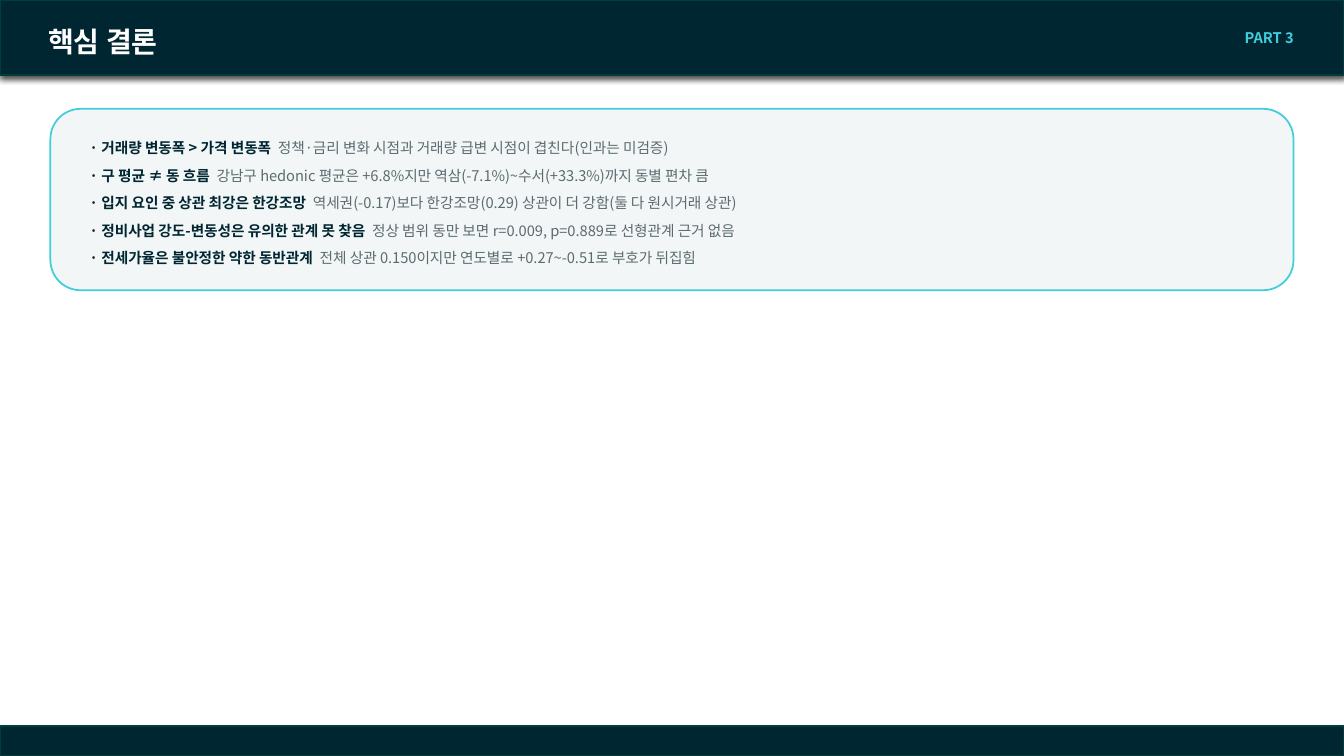
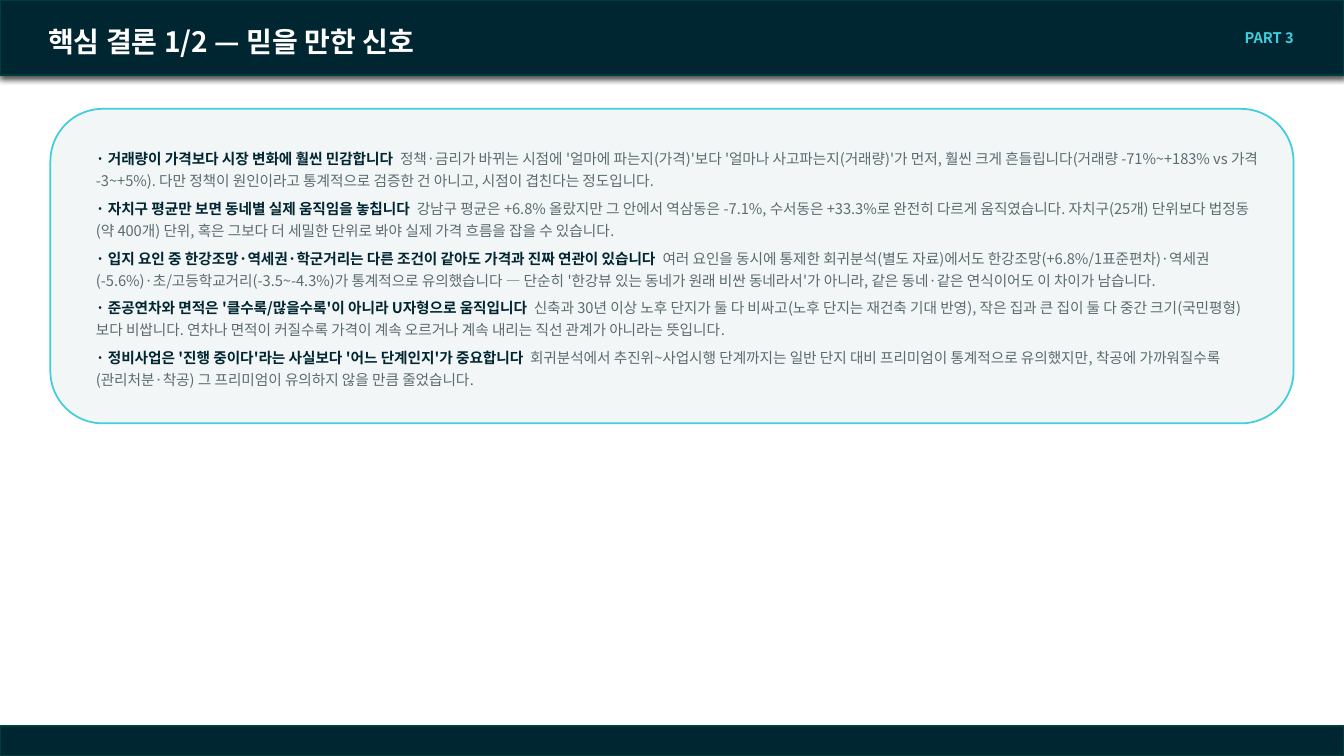
Before and after one commit to SunooJ-KR/Boomingup, a slide deck: slide 22 of eda/docs/260916_team_meeting.pptx. Drawn at 1344x756 pixels with LibreOffice and Linux fonts; fonts in the diff are those of the drawing; background and template pictures are left out. Boxes give left, top, right and bottom in pixels: in the first picture for what was removed or moved away, otherwise in the second. Text is boxed around its words. In the diff, an @@ line names an element or a change of style, - is before the commit and + after.

Commit message:
docs(eda): 핵심 결론을 자세히 풀고 모델링 활용법 슬라이드 추가
기존 5줄짜리 요약 결론 슬라이드를 "믿을 만한 신호/근거가 약했던 신호"
두 장으로 나눠 각 결과가 무슨 뜻인지 쉽게 풀어썼다. 이어서 각 발견을
가격 예측 모델 feature 설계에 어떻게 활용하면 좋을지(feature 후보,
비선형 처리 필요한 변수, 제외 고려 변수, 정비사업단계의 미래정보
누출 위험 등) 구체적으로 정리한 슬라이드 2장을 새로 추가했다.

```diff
--- a/eda/docs/260916_team_meeting.pptx
+++ b/eda/docs/260916_team_meeting.pptx
@@ title at bbox=[48, 28, 414, 57]: text changed @@
-핵심 결론
+핵심 결론 1/2 — 믿을 만한 신호
@@ rounded rectangle "· 거래량이 가격보다 시장 변화에 ...": place and size @@
-rounded rectangle "· 거래량이 가격보다 시장 변화에 ..." at bbox=[50, 109, 1294, 290]
+rounded rectangle "· 거래량이 가격보다 시장 변화에 ..." at bbox=[50, 109, 1294, 423]
@@ text in rounded rectangle at bbox=[96, 150, 1258, 388]: text changed @@
-· 거래량 변동폭 > 가격 변동폭 정책·금리 변화 시점과 거래량 급변 시점이 겹친다(인과는 미검증)
-· 구 평균 ≠ 동 흐름 강남구 hedonic 평균은 +6.8%지만 역삼(-7.1%)~수서(+33.3%)까지 동별 편차 큼
-· 입지 요인 중 상관 최강은 한강조망 역세권(-0.17)보다 한강조망(0.29) 상관이 더 강함(둘 다 원시거래 상관)
-· 정비사업 강도-변동성은 유의한 관계 못 찾음 정상 범위 동만 보면 r=0.009, p=0.889로 선형관계 근거 없음
-· 전세가율은 불안정한 약한 동반관계 전체 상관 0.150이지만 연도별로 +0.27~-0.51로 부호가 뒤집힘
+· 거래량이 가격보다 시장 변화에 훨씬 민감합니다 정책·금리가 바뀌는 시점에 '얼마에 파는지(가격)'보다 '얼마나 사고파는지(거래량)'가 먼저, 훨씬 크게 흔들립니다(거래량 -71%~+183% vs 가격 -3~+5%). 다만 정책이 원인이라고 통계적으로 검증한 건 아니고, 시점이 겹친다는 정도입니다.
+· 자치구 평균만 보면 동네별 실제 움직임을 놓칩니다 강남구 평균은 +6.8% 올랐지만 그 안에서 역삼동은 -7.1%, 수서동은 +33.3%로 완전히 다르게 움직였습니다. 자치구(25개) 단위보다 법정동(약 400개) 단위, 혹은 그보다 더 세밀한 단위로 봐야 실제 가격 흐름을 잡을 수 있습니다.
+· 입지 요인 중 한강조망·역세권·학군거리는 다른 조건이 같아도 가격과 진짜 연관이 있습니다 여러 요인을 동시에 통제한 회귀분석(별도 자료)에서도 한강조망(+6.8%/1표준편차)·역세권(-5.6%)·초/고등학교거리(-3.5~-4.3%)가 통계적으로 유의했습니다 — 단순히 '한강뷰 있는 동네가 원래 비싼 동네라서'가 아니라, 같은 동네·같은 연식이어도 이 차이가 남습니다.
+· 준공연차와 면적은 '클수록/많을수록'이 아니라 U자형으로 움직입니다 신축과 30년 이상 노후 단지가 둘 다 비싸고(노후 단지는 재건축 기대 반영), 작은 집과 큰 집이 둘 다 중간 크기(국민평형)보다 비쌉니다. 연차나 면적이 커질수록 가격이 계속 오르거나 계속 내리는 직선 관계가 아니라는 뜻입니다.
+· 정비사업은 '진행 중이다'라는 사실보다 '어느 단계인지'가 중요합니다 회귀분석에서 추진위~사업시행 단계까지는 일반 단지 대비 프리미엄이 통계적으로 유의했지만, 착공에 가까워질수록(관리처분·착공) 그 프리미엄이 유의하지 않을 만큼 줄었습니다.
```
Also in this commit, not shown: 3 slides added, 1 other file.
